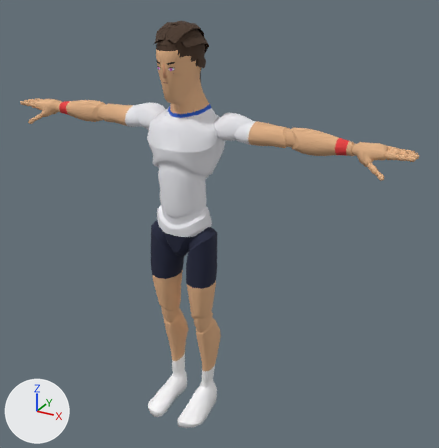
The glTF model sweetspot/models/players/p10.glb, before and after one commit.
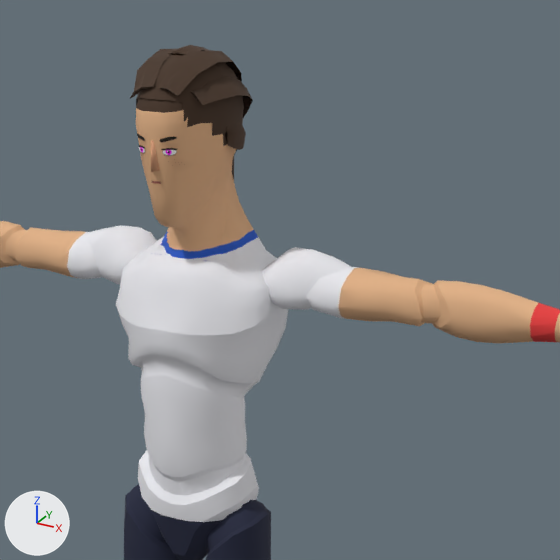
There are two pictures of each version: one whole from a 50 mm camera at (1.36, -2.15, 2.1) aimed at (0.14, 0.07, 0.99), one close up on the part from 22% to 79% of the width and 0% to 57% of the height. Arrows for +X, +Y and +Z are at lower left; the lights stay in place. The first two pictures are the older version. Vertices at exactly the same position are counted once.

In view in the first close-up: 'Body', 'Hair' and 2 more.
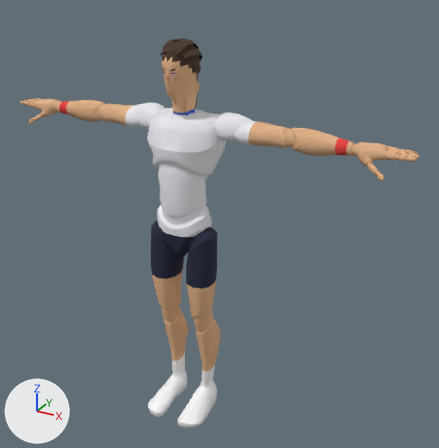
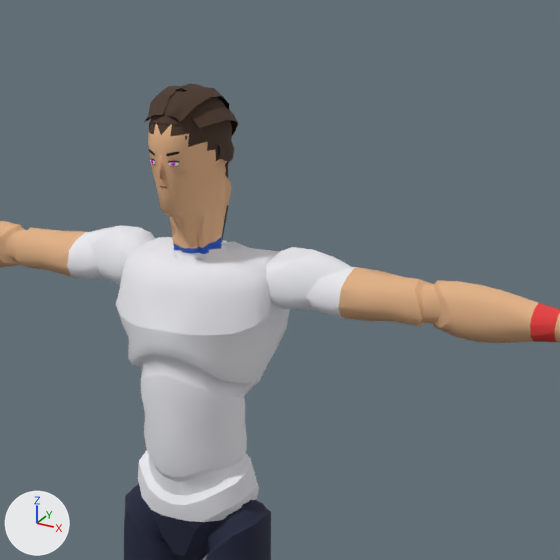
Diff of the bpy script that builds the scene:
```diff
--- a/sweetspot/models/players/p10.glb.py
+++ b/sweetspot/models/players/p10.glb.py
@@ me_mannequin @@
 # used by ob_body; location = (0.0, 0.0, 0.0)
-me_mannequin.from_pydata(...)  # 7378 vertices, 14511 faces; spans x -0.97..0.97, y -0.21..0.14, z 0.0..1.86
+me_mannequin.from_pydata(...)  # 7376 vertices, 14507 faces; spans x -0.97..0.97, y -0.21..0.14, z 0.0..1.79
+# me_mannequin part 1: 272 vertices moved from x -0.21..0.21, y -0.13..0.14, z 1.32..1.85 to x -0.21..0.21, y -0.1..0.14, z 1.33..1.79; 150 vertices removed from x -0.13..0.13, y -0.06..0.13, z 1.48..1.86; 148 vertices added at x -0.13..0.13, y -0.05..0.1, z 1.48..1.79
+# me_mannequin part 2: 7 kept faces spanning x -0.03..0.03, y -0.1..0.09, z 1.51..1.75 get new texture (UV) coordinates
 me_mannequin.materials.append(mat_palette)
@@ me_hair @@
 # used by ob_hair; location = (0.0, 0.0, 0.0)
-me_hair.from_pydata(...)  # 534 vertices, 994 faces; spans x -0.103..0.103, y -0.115..0.14, z 1.362..1.87
+me_hair.from_pydata(...)  # 533 vertices, 994 faces; spans x -0.079..0.079, y -0.089..0.117, z 1.34..1.803
+# me_hair part 3: the loose piece of 30 vertices spanning x 0.0..0.103, y -0.081..0.118, z 1.692..1.826 is multiplied about its middle by the matrix ((0.773, -0.001, -0.009), (-0.017, 0.77, -0.021), (-0.007, 0.0, 0.77)), then moved by (-0.012, -0.004, -0.038)
+# me_hair part 4: the loose piece of 30 vertices spanning x 0.0..0.093, y -0.012..0.111, z 1.684..1.745 is multiplied about its middle by the matrix ((0.792, 0.014, -0.002), (-0.014, 0.792, -0.003), (0.002, 0.003, 0.792)), then moved by (-0.01, -0.01, -0.028)
+# me_hair part 5: the loose piece of 110 vertices spanning x -0.039..0.039, y 0.011..0.14, z 1.362..1.719 is moved by (0.0, -0.022, -0.023)
+# me_hair part 6: the loose piece of 215 vertices spanning x -0.085..0.085, y -0.115..0.123, z 1.66..1.86 is rebuilt with 215 vertices and now spans x -0.066..0.066, y -0.089..0.094, z 1.641..1.795
+# me_hair part 7: the loose piece of 59 vertices spanning x -0.073..0.073, y -0.113..0.123, z 1.692..1.862 is rebuilt with 88 vertices and now spans x -0.056..0.056, y -0.086..0.103, z 1.669..1.803
+# me_hair part 8: the loose piece of 30 vertices spanning x -0.029..0.029, y -0.035..0.135, z 1.692..1.87 is deleted
+# other edits to the shape of me_hair do not show in these pictures
 me_hair.materials.append(mat_palette)
```

Pixel boxes (x1, y1, x2, y2) of what changed, in the close-ups (560 x 560 px; the box of a moved part takes in the faces that stretch with it):
'Body', reshaped
    before: (0, 91, 560, 560)
    after: (0, 118, 560, 560)
'Hair', reshaped
    before: (130, 45, 253, 179)
    after: (144, 83, 238, 239)
part 1 of me_mannequin, moved or reshaped
    before: (97, 91, 314, 297)
    after: (97, 118, 314, 297)
part 2 of me_mannequin, surface changed
    before: (142, 99, 166, 113)
    after: (154, 123, 172, 136)
part 3 of me_hair, moved or reshaped
    before: (191, 76, 253, 118)
    after: (191, 105, 238, 135)
part 4 of me_hair, moved or reshaped
    before: (225, 122, 246, 150)
    after: (217, 140, 234, 161)
part 5 of me_hair, moved or reshaped (mostly hidden)
    before: (232, 157, 234, 179)
    after: (222, 161, 230, 239)
part 6 of me_hair, rebuilt (22% narrower, 27% shorter)
    before: (136, 54, 244, 157)
    after: (148, 91, 232, 166)
part 7 of me_hair, rebuilt (25% narrower, 19% shorter)
    before: (134, 49, 242, 96)
    after: (148, 83, 229, 121)
part 8 of me_hair, deleted
    before: (168, 45, 208, 55)
